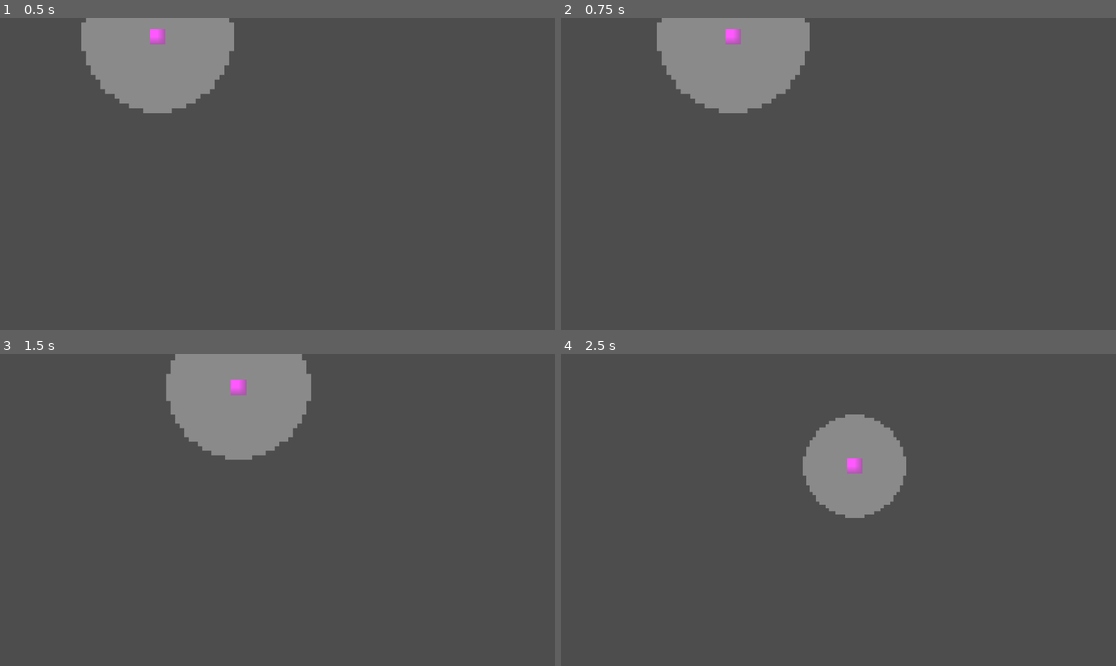
Above: before the commit, frames 1-4 (two rows, left to right).
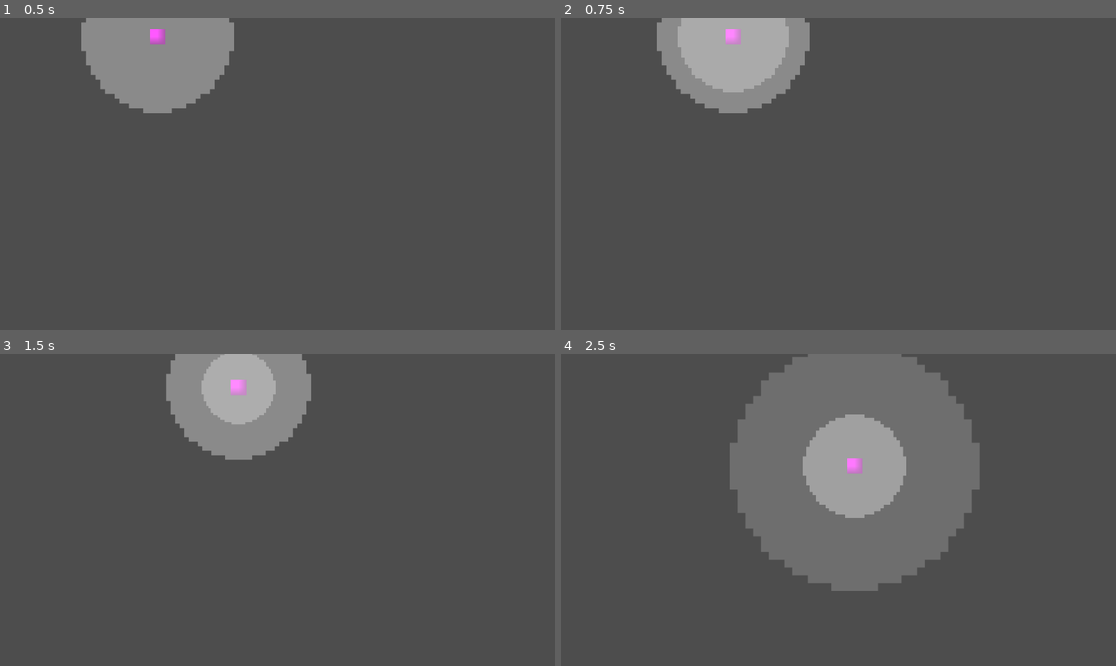
Above: after the commit, the same moments.

Repository: Meemog/LudumDare59
Game: Godot game, scene res://Scenes/main.tscn
Same seed, same stepped clock (60 frames per second), same inputs: the game is played once before the commit and once after it.
Inputs:
- Up to frame 1 (0.5 s): no input
- Up to frame 2 (0.75 s): tap Enter at 0.5 s; hold D (right) from 0.53 s (still down); hold Space (personal_sonar, bound only after the commit) from 0.53 s (still down)
- Up to frame 3 (1.5 s): release D (right) at 1.28 s; release Space (personal_sonar, bound only after the commit) at 1.28 s; hold S (down) from 1.28 s (still down); tap Space (personal_sonar, bound only after the commit) at 1.35 s
- Up to frame 4 (2.5 s): release S (down) at 2.03 s; hold D (right) from 2.03 s (still down); hold Space (personal_sonar, bound only after the commit) from 2.03 s (still down)

Frame 1 is identical in both runs. In frame 2, 3.9% of the frame differs, in the area x 21-42%, y 0-24%; in frame 3, 2.4%; in frame 4, 22%, in the area x 30-76%, y 0-76%.

Commit message:
Added personal sonar

Diff:
--- a/Scenes/player.gd
+++ b/Scenes/player.gd
@@ -6,12 +6,22 @@
 @export var acceleration: float = 50 ## Step at which velocity is increased each tick while accelerating.
 @export var dampening = 20 ## Step at which velocity is decreased each tick when not accelerating.
 
+@export_category("Sonar")
+@export var growth_speed: float = .15 ## The speed at which the personal sonar grows
+@export var fade_time: float = 1 ## The time it takes for the sonar to fully fade
+
 # Misc Physics
 var _tps_adjustment: float ## Physics adjustment to ensure forces are calculated correctly when physics ticks are inconsistant
 
 # Sprites
 var _vision_cone: Node2D
 var _y_start: float
+var _sonar_cone: Node2D
+var _sonar_sprite: Sprite2D
+var _current_alpha: float
+var _start_alpha: float
+var _sonar_active: bool
+var _time_since_sonar: float
 
 # Gameplay
 var _checkpoint_pos: Vector2
@@ -19,10 +29,19 @@
 func _ready() -> void:
     _vision_cone = $VisionCone
     _y_start = position.y
+
+    _sonar_cone = $PersonalSonar
+    _sonar_sprite = $PersonalSonar/Sprite2D
+    _sonar_cone.scale = Vector2.ZERO
+    _start_alpha = _sonar_sprite.self_modulate.a
+    _current_alpha = _start_alpha
+
     _checkpoint_pos = position
 
 func _process(delta: float) -> void:
     _process_vision()
+
+    _process_sonar(delta)
 
 func _physics_process(delta: float) -> void:
     _tps_adjustment = Engine.physics_ticks_per_second * delta
@@ -34,6 +53,8 @@
 func _input(event: InputEvent) -> void:
     if event.is_action_pressed("kill"):
         kill()
+    elif event.is_action_pressed("personal_sonar"):
+        _sonar()
 
 func _process_movement() -> void:
     var x_scalar = int(Input.is_action_pressed("right")) - int(Input.is_action_pressed("left"))
@@ -74,6 +95,25 @@
     var new_scale = -0.001 * y_offset + 1
     _vision_cone.scale = Vector2(new_scale, new_scale)
 
+func _sonar() -> void:
+    _sonar_active = true
+    _time_since_sonar = 0
+    _sonar_sprite.self_modulate.a = _start_alpha
+    _sonar_cone.scale = Vector2.ZERO
+    _sonar_cone.visible = true
+
+func _process_sonar(delta: float) -> void:
+    if _sonar_active:
+        _time_since_sonar += delta
+        _sonar_cone.scale += Vector2(growth_speed, growth_speed)
+        var alpha = (1 - _time_since_sonar/fade_time) * _start_alpha
+        if alpha < 0:
+            alpha = 0
+        _sonar_sprite.self_modulate.a = alpha
+        if _time_since_sonar > fade_time:
+            _sonar_cone.visible = false
+            _sonar_active = false
+
 func trigger_checkpoint() -> void:
     _checkpoint_pos = position
 
--- a/Scenes/player.tscn
+++ b/Scenes/player.tscn
@@ -11,6 +11,7 @@
 [node name="Player" type="CharacterBody2D" unique_id=1356148789]
 script = ExtResource("1_v0iea")
 dampening = 7
+growth_speed = 0.1
 
 [node name="CollisionShape2D" type="CollisionShape2D" parent="." unique_id=1551203545]
 shape = SubResource("RectangleShape2D_cvnsp")
@@ -25,3 +26,9 @@
 self_modulate = Color(1, 1, 1, 0.34509805)
 scale = Vector2(1.65, 1.65)
 texture = ExtResource("2_cvnsp")
+
+[node name="PersonalSonar" type="Node2D" parent="." unique_id=569842081]
+
+[node name="Sprite2D" type="Sprite2D" parent="PersonalSonar" unique_id=1149514148]
+self_modulate = Color(1, 1, 1, 0.34509805)
+texture = ExtResource("2_cvnsp")
--- a/project.godot
+++ b/project.godot
@@ -47,6 +47,11 @@
 "events": [Object(InputEventKey,"resource_local_to_scene":false,"resource_name":"","device":-1,"window_id":0,"alt_press …(192 unchanged characters)…
 ]
 }
+personal_sonar={
+"deadzone": 0.2,
+"events": [Object(InputEventKey,"resource_local_to_scene":false,"resource_name":"","device":-1,"window_id":0,"alt_pressed":false,"shift_pressed":false,"ctrl_pressed":false,"meta_pressed":false,"pressed":false,"keycode":0,"physical_keycode":32,"key_label":0,"unicode":32,"location":0,"echo":false,"script":null)
+]
+}
 
 [layer_names]
 
